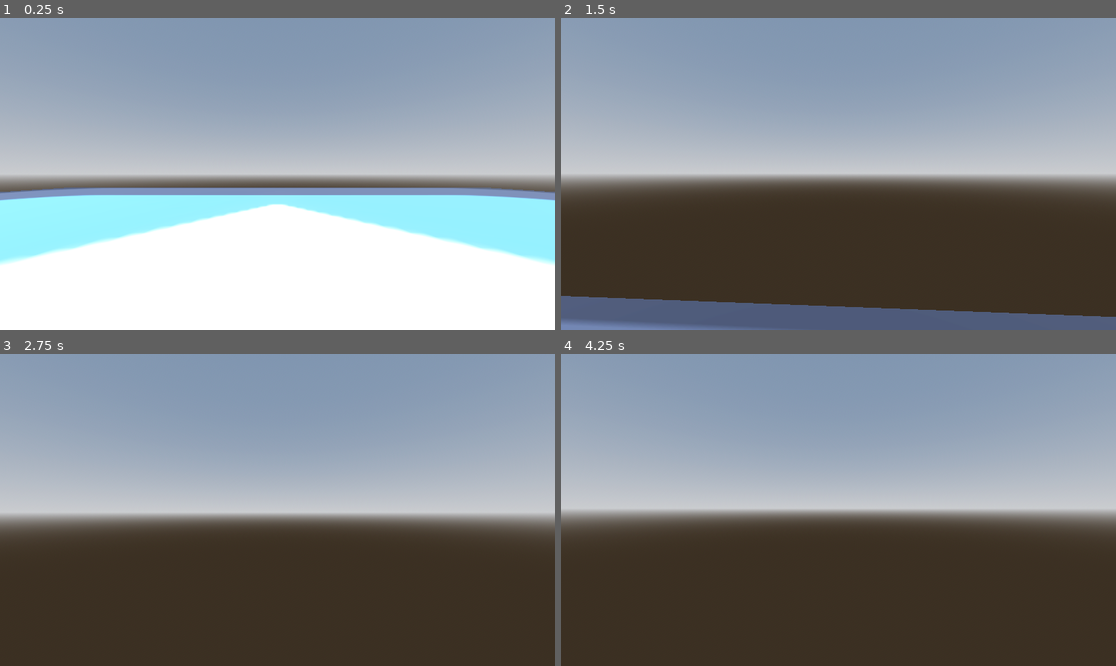
Above: before the commit, frames 1-4 (two rows, left to right).
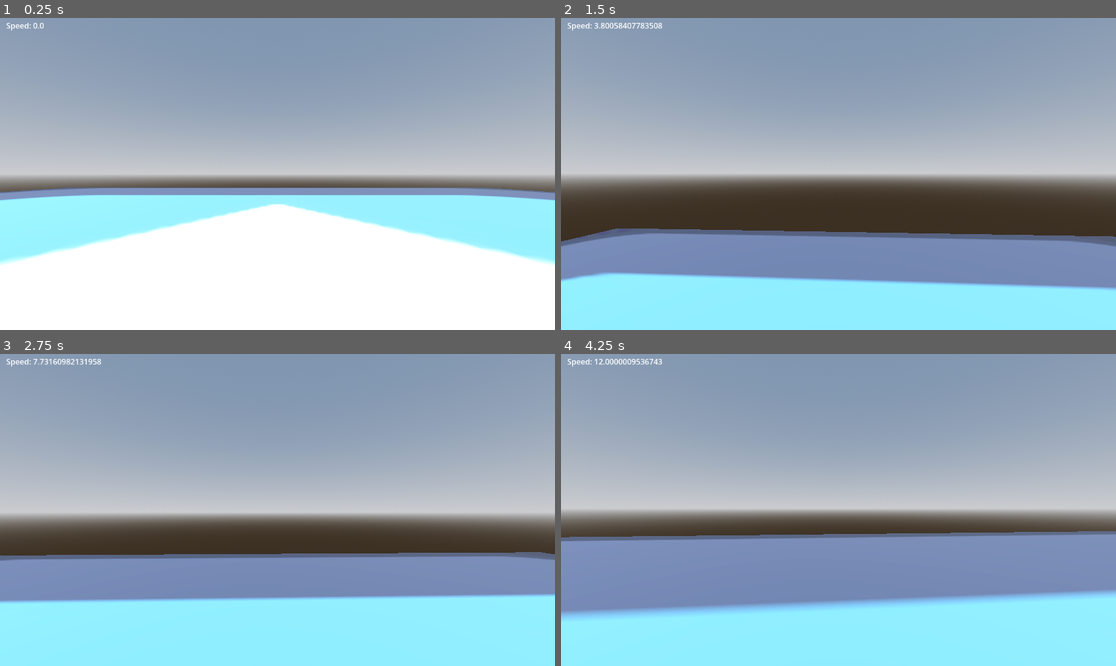
Above: after the commit, the same moments.

Repository: Sytsn/MultiplayerBounty
Game: Godot game, scene res://Scenes/Environment/world.tscn
Two runs of this game, one before a commit and one after it. Both use one fixed random seed, a clock stepped at 60 frames per second and the inputs below. The engine's default icon, where the game draws it, is replaced by a stand-in: a white triangle on a blue panel in a dark square.
Inputs (mouse positions are in pixels of both pictures, inside the frame that each line leads up to):
- Up to frame 1 (0.25 s): no input
- Up to frame 2 (1.5 s): tap Enter at 0.5 s; move the mouse to (866, 174) at 0.52 s; hold Shift (sprint, bound only after the commit) 0.53-1.28 s; hold W (move_forward) from 0.53 s (still down); tap C (crouch) at 0.6 s; tap Space (jump) at 0.77, 1.07 s; move the mouse to (810, 174) at 1.27 s; tap Shift (sprint, bound only after the commit) at 1.35 s
- Up to frame 3 (2.75 s): keep holding W (move_forward); tap Space (jump) at 1.52, 1.55, 1.82, 2.1 s; move the mouse to (288, 503) at 2.02 s; tap C (crouch) at 2.3 s
- Up to frame 4 (4.25 s): keep holding W (move_forward); move the mouse to (832, 516) at 2.77 s; tap C (crouch) at 2.85 s; tap Space (jump) at 3.02, 3.32, 3.77, 3.8, 4.07 s; tap Shift (sprint, bound only after the commit) at 3.05 s; move the mouse to (877, 513) at 3.52 s; hold Shift (sprint, bound only after the commit) from 3.53 s (still down)

The runs differ from the first frame. In frame 1, less than 0.1% of the frame differs, in the area x 1-8%, y 1-5%; in frame 2, 31%; in frame 3, 36%; in frame 4, 42%, in the area x 0-100%, y 1-100%.

Commit message:
Add sprint

Diff:
--- a/fps-template/Resources/Scenes/player_res.tres
+++ b/fps-template/Resources/Scenes/player_res.tres
@@ -4,4 +4,7 @@
 
 [resource]
 script = ExtResource("1_rh5lk")
+move_speed = 8.0
+air_speed = 1.0
+sprint_speed = 12.0
 metadata/_custom_type_script = "uid://bobm0qrvdx388"
--- a/fps-template/Resources/Scripts/player_res.gd
+++ b/fps-template/Resources/Scripts/player_res.gd
@@ -1,8 +1,10 @@
 class_name PlayerRes extends Resource
 
 @export_category("Movement Variables")
-@export var move_speed: float = 10.0
-@export var crouch_speed: float = 7.0
+@export var move_speed: float = 7.0
+@export var air_speed: float = 3.0
+@export var sprint_speed: float = 10.0
+@export var crouch_speed: float = 4.0
 @export var gravity: float = -20.0
 @export var jump_impulse: float = 10.0
 
--- a/fps-template/Scenes/Player/player.tscn
+++ b/fps-template/Scenes/Player/player.tscn
@@ -3,10 +3,12 @@
 [ext_resource type="Script" uid="uid://bmkf77va2rnnq" path="res://Scripts/Player/player.gd" id="1_qk52v"]
 [ext_resource type="Resource" uid="uid://g31nmw7wil4" path="res://Resources/Scenes/player_res.tres" id="2_0u5uq"]
 [ext_resource type="Script" uid="uid://qxxp28vujgu" path="res://Scripts/StateMachine/state_machine.gd" id="2_eiqen"]
-[ext_resource type="Script" uid="uid://bd1o3e1mpvsf" path="res://Scripts/States/Player/running.gd" id="3_aep1g"]
+[ext_resource type="Script" uid="uid://bd1o3e1mpvsf" path="res://Scripts/States/Player/walking.gd" id="3_aep1g"]
 [ext_resource type="Script" uid="uid://d8j3cnaa1equ" path="res://Scripts/States/Player/idle.gd" id="4_kngvf"]
 [ext_resource type="Script" uid="uid://cxa1udd8bx2cy" path="res://Scripts/States/Player/falling.gd" id="5_hfx5k"]
 [ext_resource type="Script" uid="uid://cjnvsygxiw5ii" path="res://Scripts/States/Player/jumping.gd" id="6_duo2v"]
+[ext_resource type="Script" uid="uid://d35yoeaseejme" path="res://Scripts/States/Player/sprinting.gd" id="8_jlvik"]
+[ext_resource type="PackedScene" uid="uid://cx743a7r2n71x" path="res://Scenes/UI/player_ui.tscn" id="9_gk6dx"]
 
 [sub_resource type="ConvexPolygonShape3D" id="ConvexPolygonShape3D_pj3iw"]
 points = PackedVector3Array(-0.125207, -0.532801, -0.480507, 0.0227831, 0.47607, 0.498884, 0.169713, 0.559144, 0.464172 …(924 unchanged characters)…
@@ -38,7 +40,7 @@
 script = ExtResource("2_eiqen")
 initial_state = NodePath("Idle")
 
-[node name="Running" type="Node" parent="StateMachine" unique_id=1896193555]
+[node name="Walking" type="Node" parent="StateMachine" unique_id=1896193555]
 script = ExtResource("3_aep1g")
 
 [node name="Idle" type="Node" parent="StateMachine" unique_id=253156924]
@@ -50,6 +52,12 @@
 [node name="Jumping" type="Node" parent="StateMachine" unique_id=1650933010]
 script = ExtResource("6_duo2v")
 
+[node name="Sprinting" type="Node" parent="StateMachine" unique_id=2002458514]
+script = ExtResource("8_jlvik")
+
+[node name="PlayerUI" parent="StateMachine/Sprinting" unique_id=2081950460 node_paths=PackedStringArray("player") instance=ExtResource("9_gk6dx")]
+player = NodePath("../../..")
+
 [node name="MultiplayerSynchronizer" type="MultiplayerSynchronizer" parent="." unique_id=764367279]
 replication_config = SubResource("SceneReplicationConfig_dd0ac")
 
--- a/fps-template/Scenes/UI/NetworkUI.tscn
+++ b/fps-template/Scenes/UI/NetworkUI.tscn
@@ -1,6 +1,6 @@
 [gd_scene format=3 uid="uid://dc88bsb5edwiy"]
 
-[ext_resource type="Script" uid="uid://c4w37o1ejfkb0" path="res://Scenes/UI/network_ui.gd" id="1_srgu4"]
+[ext_resource type="Script" uid="uid://c4w37o1ejfkb0" path="res://Scripts/UI/network_ui.gd" id="1_srgu4"]
 
 [node name="NetworkUi" type="Control" unique_id=828660242]
 layout_mode = 3
--- /dev/null
+++ b/fps-template/Scenes/UI/player_ui.tscn
@@ -0,0 +1,22 @@
+[gd_scene format=3 uid="uid://cx743a7r2n71x"]
+
+[ext_resource type="Script" uid="uid://chg4d2d7ml460" path="res://Scripts/UI/player_ui.gd" id="1_xnwvs"]
+
+[node name="PlayerUI" type="Control" unique_id=2081950460]
+layout_mode = 3
+anchors_preset = 15
+anchor_right = 1.0
+anchor_bottom = 1.0
+grow_horizontal = 2
+grow_vertical = 2
+mouse_filter = 2
+script = ExtResource("1_xnwvs")
+
+[node name="Speed" type="RichTextLabel" parent="." unique_id=644647605]
+unique_name_in_owner = true
+layout_mode = 0
+offset_left = 13.0
+offset_top = 4.0
+offset_right = 381.0
+offset_bottom = 35.0
+text = "Speed: "
--- a/fps-template/Scripts/Player/player.gd
+++ b/fps-template/Scripts/Player/player.gd
@@ -19,11 +19,11 @@
 	Input.mouse_mode = Input.MOUSE_MODE_CAPTURED
 
 
-func move_player(input_dir: Vector2):
+func move_player(input_dir: Vector2, speed: float):
 	var direction := (neck.basis * Vector3(input_dir.x, 0, input_dir.y)).normalized()
 	if direction:
-		velocity.x = direction.x * (player_res.move_speed if !is_crouching else player_res.crouch_speed)
-		velocity.z = direction.z * (player_res.move_speed if !is_crouching else player_res.crouch_speed)
+		velocity.x = direction.x * speed
+		velocity.z = direction.z * speed
 	else:
 		velocity.x = move_toward(velocity.x, 0, player_res.move_speed)
 		velocity.z = move_toward(velocity.z, 0, player_res.move_speed)
--- a/fps-template/Scripts/States/Player/falling.gd
+++ b/fps-template/Scripts/States/Player/falling.gd
@@ -6,7 +6,7 @@
 	if !player.is_multiplayer_authority() && player.is_multiplayer: return
 
 	var input_dir := Input.get_vector("move_left", "move_right", "move_forward", "move_back")
-	player.move_player(input_dir)
+	player.move_player(input_dir, player.player_res.air_speed)
 	player.velocity.y += player.player_res.gravity * delta
 	player.move_and_slide()
 
@@ -14,4 +14,4 @@
 		if is_equal_approx(input_dir.x, 0.0) && is_equal_approx(input_dir.y, 0.0):
 			finished.emit(IDLE)
 		else:
-			finished.emit(RUNNING)
+			finished.emit(WALKING)
--- a/fps-template/Scripts/States/Player/idle.gd
+++ b/fps-template/Scripts/States/Player/idle.gd
@@ -13,5 +13,7 @@
 		finished.emit(FALLING)
 	elif Input.is_action_just_pressed("jump"):
 		finished.emit(JUMPING)
-	elif Input.is_action_pressed("move_left") or Input.is_action_pressed("move_right") or Input.is_action_pressed("move_forward" )or Input.is_action_pressed("move_back"):
-		finished.emit(RUNNING)
+	elif Input.is_action_pressed("move_forward") and Input.is_action_pressed("sprint"):
+		finished.emit(SPRINTING)
+	elif Input.is_action_pressed("move_left") or Input.is_action_pressed("move_right") or Input.is_action_pressed("move_forward" ) or Input.is_action_pressed("move_back"):
+		finished.emit(WALKING)
--- a/fps-template/Scripts/States/Player/player_state.gd
+++ b/fps-template/Scripts/States/Player/player_state.gd
@@ -1,7 +1,8 @@
 class_name PlayerState extends State
 
 const IDLE = "Idle"
-const RUNNING = "Running"
+const WALKING = "Walking"
+const SPRINTING = "Sprinting"
 const JUMPING = "Jumping"
 const FALLING = "Falling"
 
--- a/fps-template/Scripts/States/Player/running.gd
+++ b/fps-template/Scripts/States/Player/sprinting.gd
@@ -6,13 +6,16 @@
 
 
 func physics_update(delta: float) -> void:
+	print(player.velocity.length())
 	if !player.is_multiplayer_authority() && player.is_multiplayer: return
 
 	var input_dir := Input.get_vector("move_left", "move_right", "move_forward", "move_back")
-	player.move_player(input_dir)
+	player.move_player(input_dir, player.player_res.sprint_speed)
 
 	if not player.is_on_floor():
 		finished.emit(FALLING)
+	elif Input.is_action_pressed("move_back") or Input.is_action_just_released("move_forward"):
+		finished.emit(SPRINTING)
 	elif Input.is_action_just_pressed("jump"):
 		finished.emit(JUMPING)
 	elif is_equal_approx(input_dir.x, 0.0) && is_equal_approx(input_dir.y, 0.0):
--- /dev/null
+++ b/fps-template/Scripts/States/Player/walking.gd
@@ -0,0 +1,21 @@
+extends PlayerState
+
+func enter(previous_state_path: String, data := {}) -> void:
+	#player.animation_player.play("run")
+	pass
+
+
+func physics_update(delta: float) -> void:
+	if !player.is_multiplayer_authority() && player.is_multiplayer: return
+
+	var input_dir := Input.get_vector("move_left", "move_right", "move_forward", "move_back")
+	player.move_player(input_dir, player.player_res.move_speed if !player.is_crouching else player.player_res.crouch_speed)
+
+	if not player.is_on_floor():
+		finished.emit(FALLING)
+	elif Input.is_action_pressed("move_forward") and Input.is_action_pressed("sprint"):
+		finished.emit(SPRINTING)
+	elif Input.is_action_just_pressed("jump"):
+		finished.emit(JUMPING)
+	elif is_equal_approx(input_dir.x, 0.0) && is_equal_approx(input_dir.y, 0.0):
+		finished.emit(IDLE)
--- /dev/null
+++ b/fps-template/Scripts/UI/player_ui.gd
@@ -0,0 +1,12 @@
+extends Control
+
+@export var player: Player
+var speed_label: RichTextLabel
+
+
+func _ready() -> void:
+	speed_label = %Speed
+
+# Called every frame. 'delta' is the elapsed time since the previous frame.
+func _process(delta: float) -> void:
+	speed_label.text = "Speed: " + str(player.velocity.length())
--- a/fps-template/project.godot
+++ b/fps-template/project.godot
@@ -55,3 +55,8 @@
 "events": [Object(InputEventKey,"resource_local_to_scene":false,"resource_name":"","device":-1,"window_id":0,"alt_press …(191 unchanged characters)…
 ]
 }
+sprint={
+"deadzone": 0.2,
+"events": [Object(InputEventKey,"resource_local_to_scene":false,"resource_name":"","device":-1,"window_id":0,"alt_pressed":false,"shift_pressed":false,"ctrl_pressed":false,"meta_pressed":false,"pressed":false,"keycode":0,"physical_keycode":4194325,"key_label":0,"unicode":0,"location":0,"echo":false,"script":null)
+]
+}
Not shown, added: fps-template/Scripts/States/Player/sprinting.gd.uid
Renamed: fps-template/Scripts/States/Player/running.gd.uid -> fps-template/Scripts/States/Player/walking.gd.uid
Renamed: fps-template/Scenes/UI/network_ui.gd -> fps-template/Scripts/UI/network_ui.gd
Renamed: fps-template/Scenes/UI/network_ui.gd.uid -> fps-template/Scripts/UI/network_ui.gd.uid
Not shown, added: fps-template/Scripts/UI/player_ui.gd.uid
